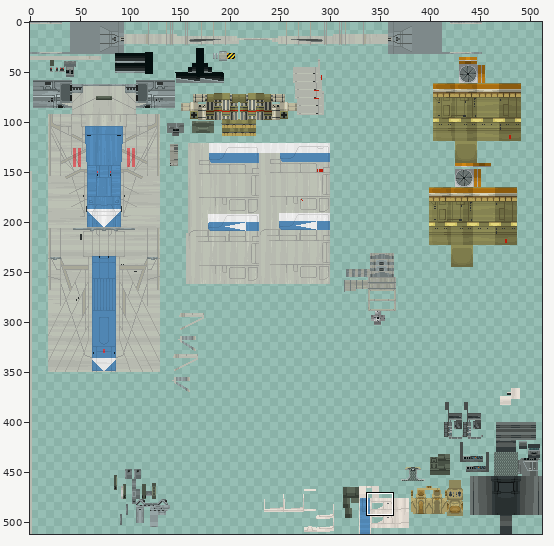
Sprite sheet, stored at projects/pswg/src/main/resources/assets/pswg/textures/ship/awing_rz1.png. The picture above shows the old version from afar; the outline marks the close-up.
Close-up. Before:
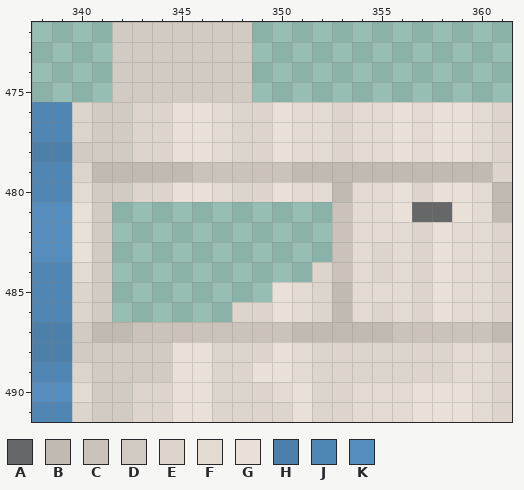
The file is 512x512 pixels. Colours within 5 levels of each other are drawn and written as one. Shown: x 338..361, y 472..491. The commit also changed other parts of the picture, which this record leaves out.
Palette (. is transparent): A #666768  B #c1bab2  C #cbc3bb  D #d2cbc2  E #ddd5cc  F #e3dad1  G #e9e1d7  H #4c80ab  J #5086b3  K #558ebe
Pixels before, first column x 338:
472 ....DDDDDDD.............
473 ....DDDDDDD.............
474 ....DDDDDDD.............
475 ....DDDDDDD.............
476 JJEDDEEGGFEEGFFEFFGFGGFE
477 JJEDDEEGGFEEGFFEFFGFGGFE
478 HHDDDEEGGFEEGFFEFFGFGGFE
479 JJEBBBBBCCCCCBBBBBBBBBBE
480 JJFDDEEGGFEEGFFBFFGEGGFB
481 KKGD...........CFFGAAGFB
482 KKGD...........CFFFEGFFE
483 KKGD...........CFEFEGFFE
484 JJFD..........ECFEFEGFFE
485 JJED........GFEBFFFEGFFE
486 JJED......EEGFEBFEFEGFFE
487 HHDBBCCCCCCCCBBBBBCCCCCB
488 HHDDDDDGGEEEGFEEEEEEEFFE
489 JJEDDDDGGEEGGFEEEEEEEFFE
490 KKFDDEEGGEEEFGEEFFFGGGFE
491 JJEDDEEGGEEEEGEEFFFGGGFE
New version:
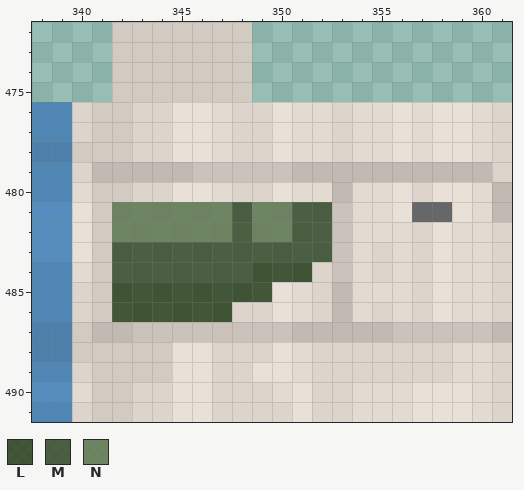
Colours new in this view: L #273711c2  M #34421fc2  N #62734ac2
Difference:
Changed rows in their new state; - is an unchanged pixel.
first column x 342:
481 NNNNNNMNNMM
482 NNNNNNMNNMM
483 MMMMMMMMMMM
484 MMMMMMMLLL-
485 LLLLLLLL---
486 LLLLLL-----
